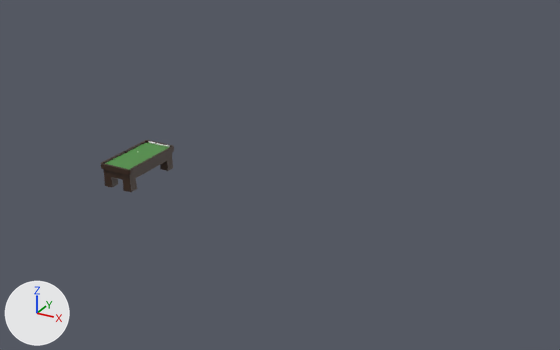
What one commit did to the Blender file Assets/PoolTable2.blend.
Before and after are seen from a 50 mm camera at (310.0, -370.0, 194.0) aimed at (89.0, 31.0, -7.0). Every picture has the same lights, and +X, +Y and +Z are marked at lower left.

In view in the first picture: 'Table'.
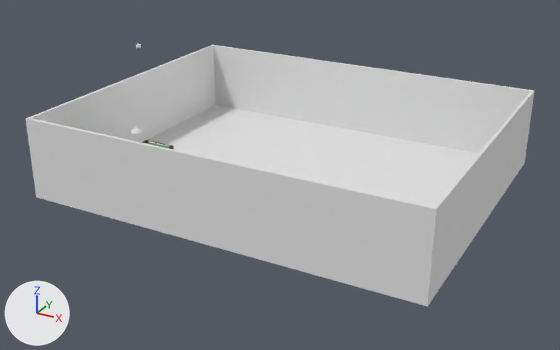
What differs and where, as boxes [x1, y1, x2, y2] in the pictures (560 x 350 px):
'Room', added: after [26, 45, 534, 307]
'OverheadLight', added: after [131, 127, 142, 133]
'Table', unchanged, covered by the edit: before [101, 140, 174, 192]; after [141, 140, 174, 150]

Diff of the bpy script that builds the scene:
```diff
--- a/Assets/PoolTable2.blend.py
+++ b/Assets/PoolTable2.blend.py
@@ me_cube_006 @@
+me_cube_006.from_pydata(...)  # 20 vertices, 18 faces; spans x -100.0..158.0, y -96.0..110.0, z -1.0..52.0
@@ me_cylinder_001 @@
+me_cylinder_001.from_pydata(...)  # a 16-sided cut cone along z (radius 3.75 at the low end, 0.58 at the high end) spanning x -3.75..3.75, y -3.75..3.75, z -1.25..1.25
@@ ob_room @@
+ob_room = bpy.data.objects.new('Room', me_cube_006)
+ob_room.location = (60.3, 42.1, -15.5)
@@ ob_overheadlight @@
+ob_overheadlight = bpy.data.objects.new('OverheadLight', me_cylinder_001)
+ob_overheadlight.location = (0.0, 0.0, 18.8)
```
